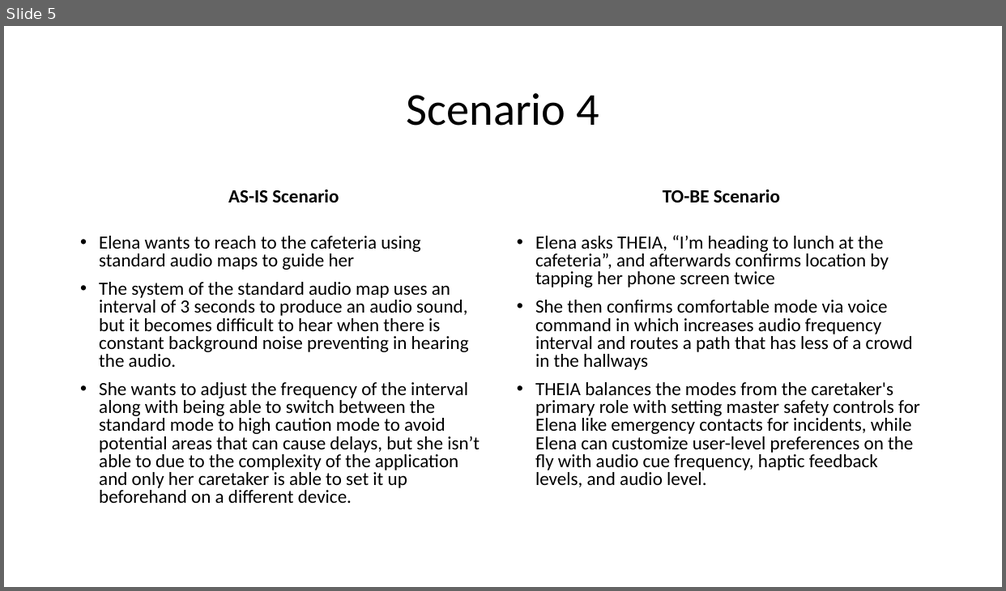
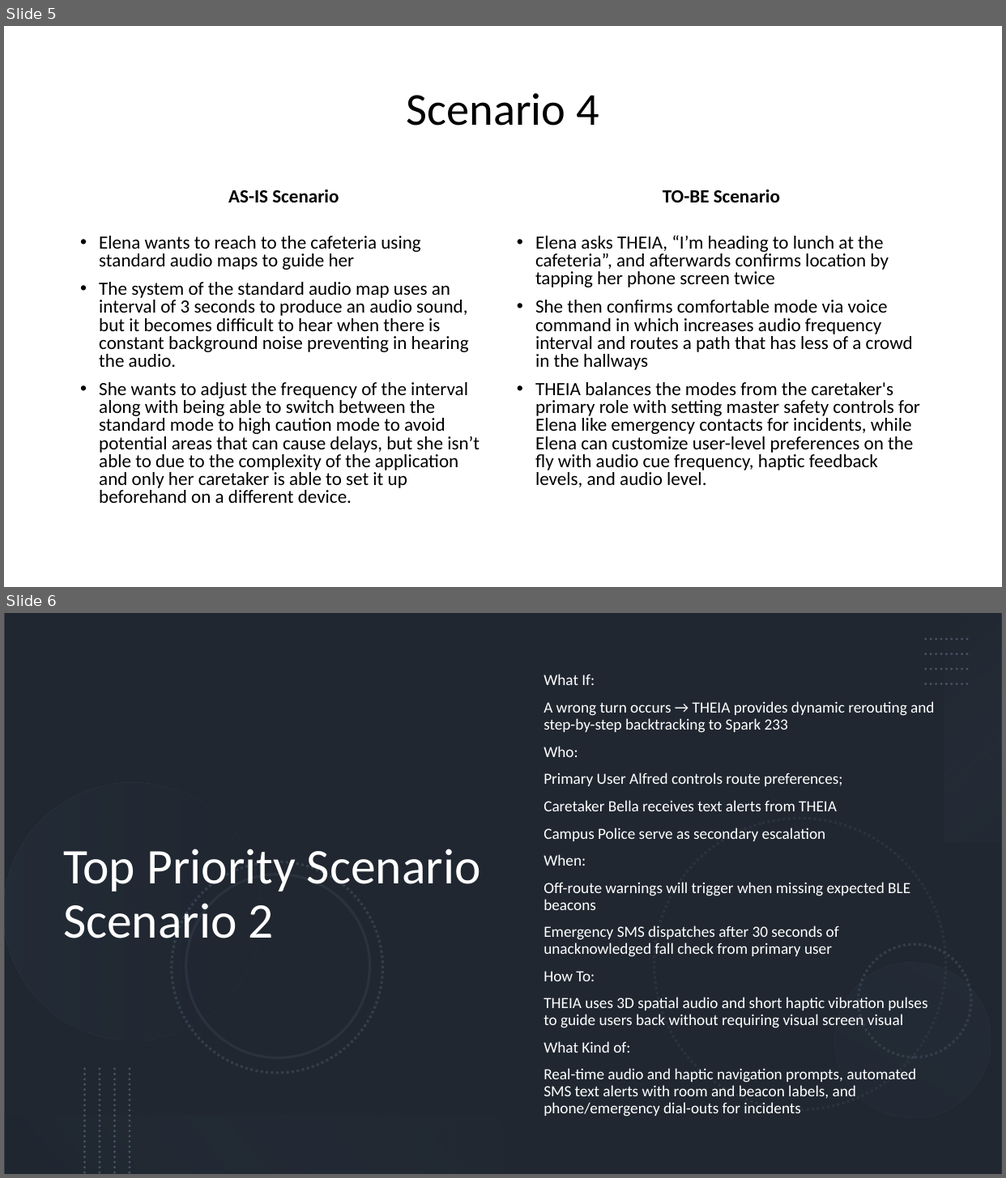
Before and after one commit to nemonto/cpts484-theia-ev, a slide deck: docs/phase1/02-as-is-to-be/Theia-AS-IS_and_TO-BE_v2.0 (1).pptx. Shown one above the other, each under a label of ours: slide 5 before the commit, slides 5 and 6 after it. The pictures are 1006x591 and 1006x1178 pixels, drawn with LibreOffice and Linux fonts; fonts in the diff are those of the drawing. Boxes give left, top, right and bottom in pixels: in the first picture for what was removed or moved away, otherwise in the second. Text is boxed around its words. In the diff, an @@ line names an element or a change of style, - is before the commit and + after.

```diff
--- a/docs/phase1/02-as-is-to-be/Theia-AS-IS_and_TO-BE_v2.0 (1).pptx
+++ b/docs/phase1/02-as-is-to-be/Theia-AS-IS_and_TO-BE_v2.0 (1).pptx
@@ slide 6 added at (4,613,1002,1174), background #FFFFFF @@
@@ rectangle added at (4,613,1002,1174), fill #44546A @@
@@ rectangle added at (4,613,1002,1174), fill #000000 at 53% opacity @@
@@ rectangle added at (944,613,1002,842), fill gradient #ADB9CA to #333F50 @@
@@ text added at (543,674,934,1117), 15 pt, text #FFFFFF @@
+What If:
+A wrong turn occurs → THEIA provides dynamic rerouting and step-by-step backtracking to Spark 233
+Who:
+Primary User Alfred controls route preferences;
+Caretaker Bella receives text alerts from THEIA
+Campus Police serve as secondary escalation
+When:
+Off-route warnings will trigger when missing expected BLE beacons
+Emergency SMS dispatches after 30 seconds of unacknowledged fall check from primary user
+How To:
+THEIA uses 3D spatial audio and short haptic vibration pulses to guide users back without requiring visual screen visual
+What Kind of:
+Real-time audio and haptic navigation prompts, automated SMS text alerts with room and beacon labels, and phone/emergency dial-outs for incidents
@@ group added at (926,639,970,684): 4 lines @@
@@ title added at (63,849,481,939), 48 pt, text #FFFFFF @@
+Top Priority Scenario
+Scenario 2
@@ group added at (4,783,1002,1147): 6 ellipses @@
@@ group added at (85,1069,130,1174): 4 lines @@
@@ rectangle added at (4,1116,503,1174), fill gradient #222A35 to #8497B0 @@
```
Also in this commit, not shown: 1 other slide added, 3 slides removed.
